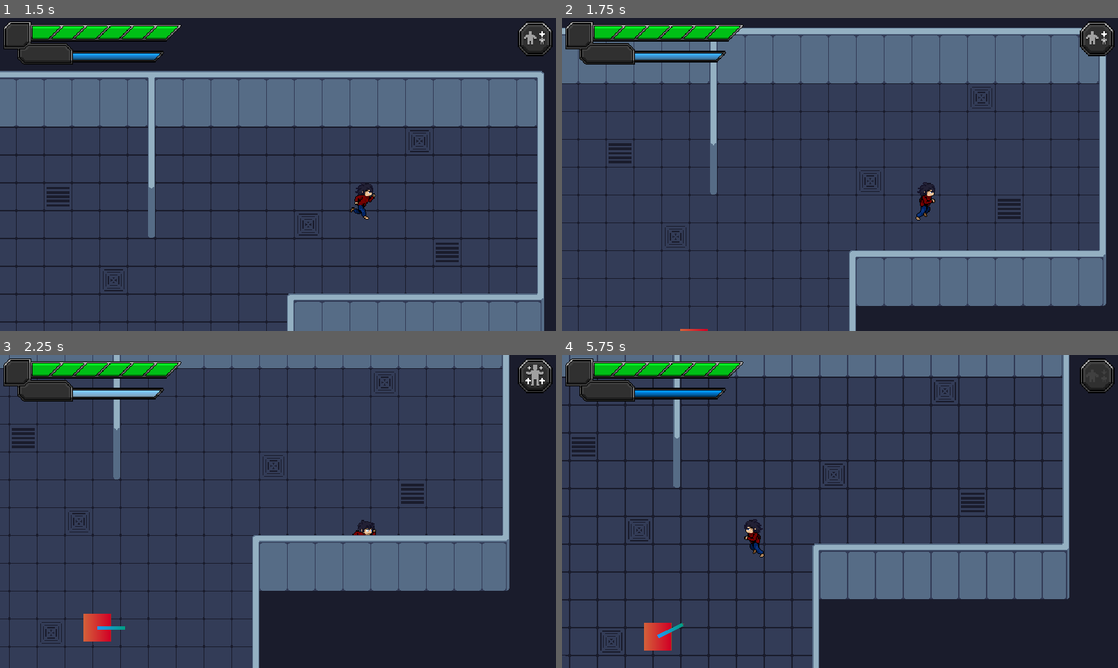
Above: before the commit, frames 1-4 (two rows, left to right).
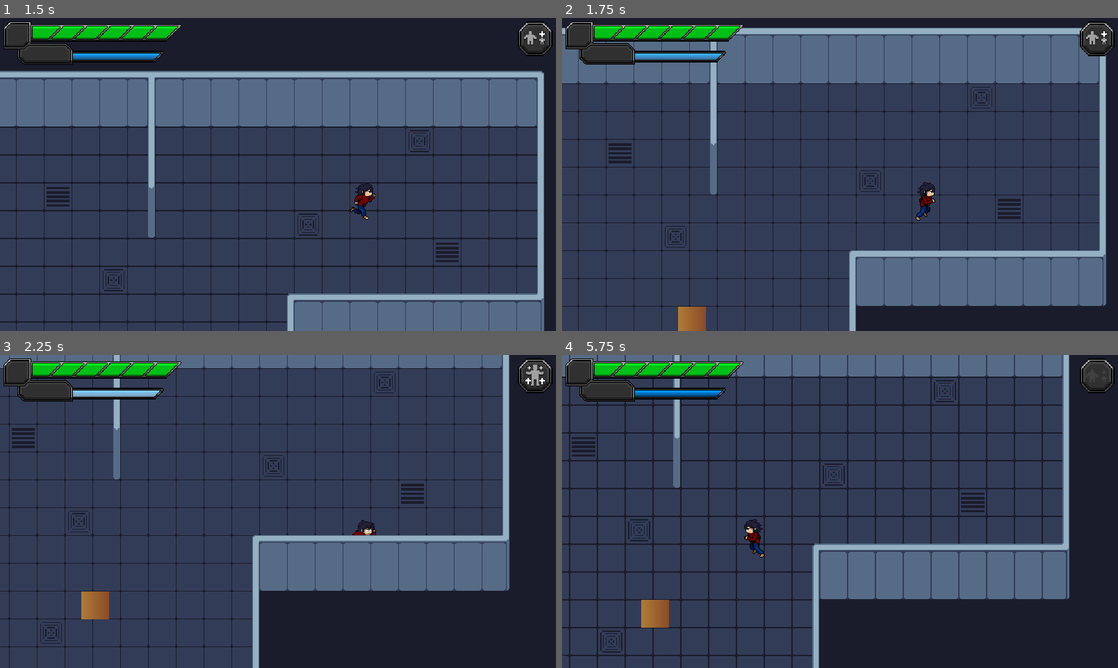
Above: after the commit, the same moments.

Repository: DarrylBD99/Game-Off-2023
Game: Godot game, scene res://Scenes/Levels/LevelTest.tscn
The game is run twice, just before and just after one commit, with the same random seed, the same clock (stepped at 60 frames per second) and the same inputs.
Inputs (mouse positions are in pixels of both pictures, inside the frame that each line leads up to):
- Up to frame 1 (1.5 s): tap Enter at 0.5 s; move the mouse to (400, 158) at 0.52 s; hold D (player_right) 0.53-1.28 s; hold Q (player_ability) 0.53-1.28 s; move the mouse to (166, 190) at 1.27 s; hold S (player_down) from 1.28 s (still down); click (166, 190) at 1.35 s
- Up to frame 2 (1.75 s): keep holding S (player_down)
- Up to frame 3 (2.25 s): move the mouse to (333, 442) at 2.02 s; release S (player_down) at 2.03 s; hold D (player_right) from 2.03 s (still down); tap Mouse wheel down (weapon_down) at 2.1 s
- Up to frame 4 (5.75 s): move the mouse to (812, 574) at 2.77 s; release D (player_right) at 2.78 s; hold W (player_up) 2.78-3.53 s; tap Mouse wheel up (weapon_up) at 2.85 s; move the mouse to (1006, 558) at 3.52 s; hold Q (player_ability) 3.53-4.28 s; hold A (player_left) 3.53-5.03 s; move the mouse to (673, 464) at 4.27 s; click (673, 464) at 4.35 s; move the mouse to (867, 511) at 5.02 s; hold S (player_down) from 5.03 s (still down); tap Mouse wheel down (weapon_down) at 5.1 s

Frame 1 is identical in both runs. In frame 2, 0.4% of the frame differs, in the area x 20-27%, y 92-100%; in frame 3, 0.8%; in frame 4, 0.8%, in the area x 14-22%, y 78-95%.

Commit message:
Update LevelTest.tscn

Diff:
--- a/Scenes/Levels/LevelTest.tscn
+++ b/Scenes/Levels/LevelTest.tscn
@@ -5,7 +5,7 @@
 [ext_resource type="Texture2D" uid="uid://buuhyhwlinsof" path="res://Sprites/Tileset/tileset_x1.png" id="3_nugtr"]
 [ext_resource type="Script" path="res://Scripts/Misc/Camera.gd" id="4_g2kdy"]
 [ext_resource type="Texture2D" uid="uid://uluw4errac71" path="res://Sprites/LightDefault.png" id="4_s5u2x"]
-[ext_resource type="PackedScene" uid="uid://dqsfy4abhyii8" path="res://Scenes/Objects/Entity/turret.tscn" id="6_l1voa"]
+[ext_resource type="PackedScene" uid="uid://dea1wxybwdv5l" path="res://Scenes/Objects/Entity/crate.tscn" id="5_b38yn"]
 [ext_resource type="Shader" path="res://Materials/Shaders/flash.gdshader" id="7_6jir1"]
 [ext_resource type="Script" path="res://Scripts/Misc/GridNavmesh.gd" id="8_j3hma"]
 [ext_resource type="Texture2D" uid="uid://1gw1v4p46eft" path="res://Sprites/GUI/HUD/Bars/Base.png" id="9_smdoo"]
@@ -1051,12 +1051,6 @@
 scale = Vector2(3.5625, 3.5625)
 texture = ExtResource("4_s5u2x")
 
-[node name="Player" parent="." instance=ExtResource("1_brcdq")]
-position = Vector2(379, 147)
-
-[node name="RemoteTransform2D" type="RemoteTransform2D" parent="Player"]
-remote_path = NodePath("../../Camera2D")
-
 [node name="Camera2D" type="Camera2D" parent="."]
 position = Vector2(379, 147)
 drag_horizontal_enabled = true
@@ -1064,6 +1058,15 @@
 drag_left_margin = 0.3
 drag_right_margin = 0.3
 script = ExtResource("4_g2kdy")
+
+[node name="Player" parent="." instance=ExtResource("1_brcdq")]
+position = Vector2(379, 147)
+
+[node name="RemoteTransform2D" type="RemoteTransform2D" parent="Player"]
+remote_path = NodePath("../../Camera2D")
+
+[node name="Crate" parent="." instance=ExtResource("5_b38yn")]
+position = Vector2(259, 369)
 
 [node name="TileMap" type="TileMap" parent="."]
 y_sort_enabled = true
@@ -1092,9 +1095,6 @@
 [node name="WorldEnvironment" type="WorldEnvironment" parent="."]
 environment = SubResource("Environment_1wj6d")
 
-[node name="turret" parent="." instance=ExtResource("6_l1voa")]
-position = Vector2(262, 395)
-
 [node name="GridNavmesh" type="Node" parent="." node_paths=PackedStringArray("tile_map")]
 script = ExtResource("8_j3hma")
 tile_map = NodePath("../TileMap")
@@ -1140,8 +1140,8 @@
 offset_bottom = 20.0
 theme_override_styles/background = SubResource("StyleBoxEmpty_3m0ev")
 theme_override_styles/fill = SubResource("StyleBoxTexture_1k2ic")
-max_value = 6.0
-value = 6.0
+max_value = 171.0
+value = 171.0
 show_percentage = false
 script = ExtResource("11_dhdox")
 
